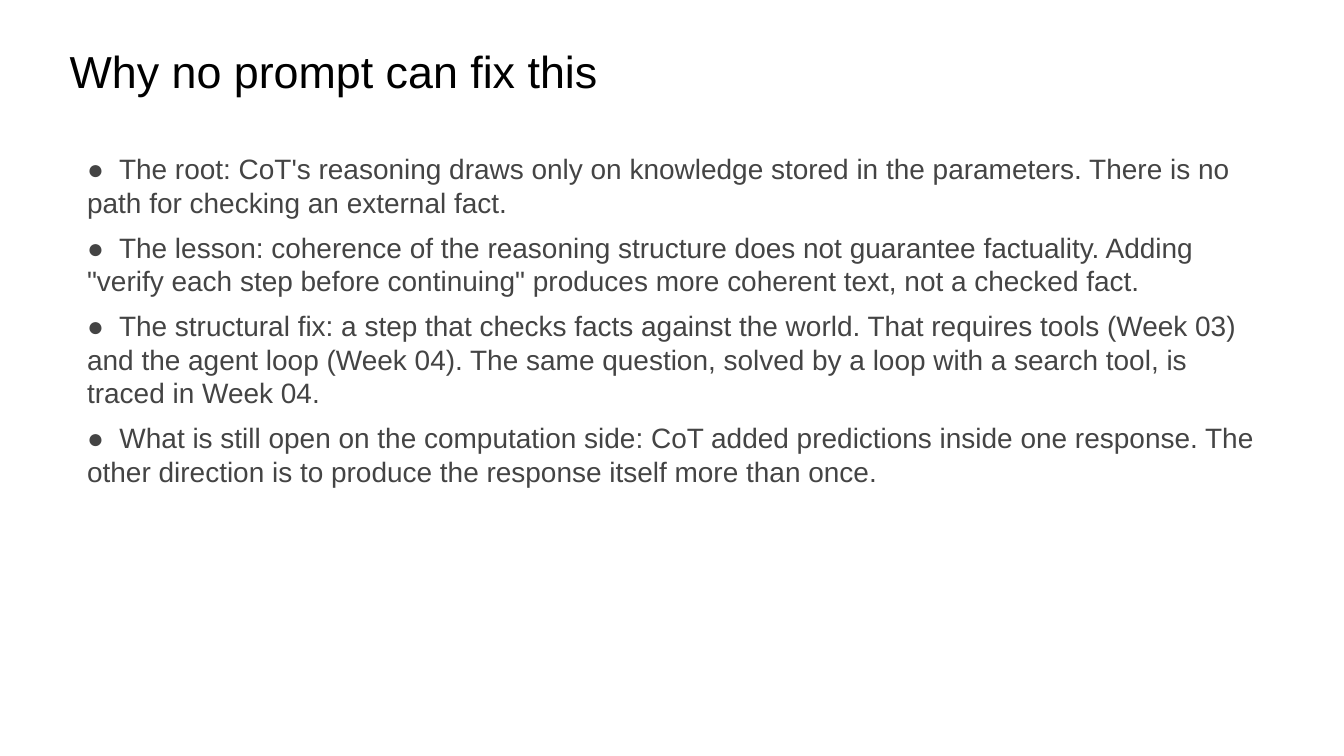
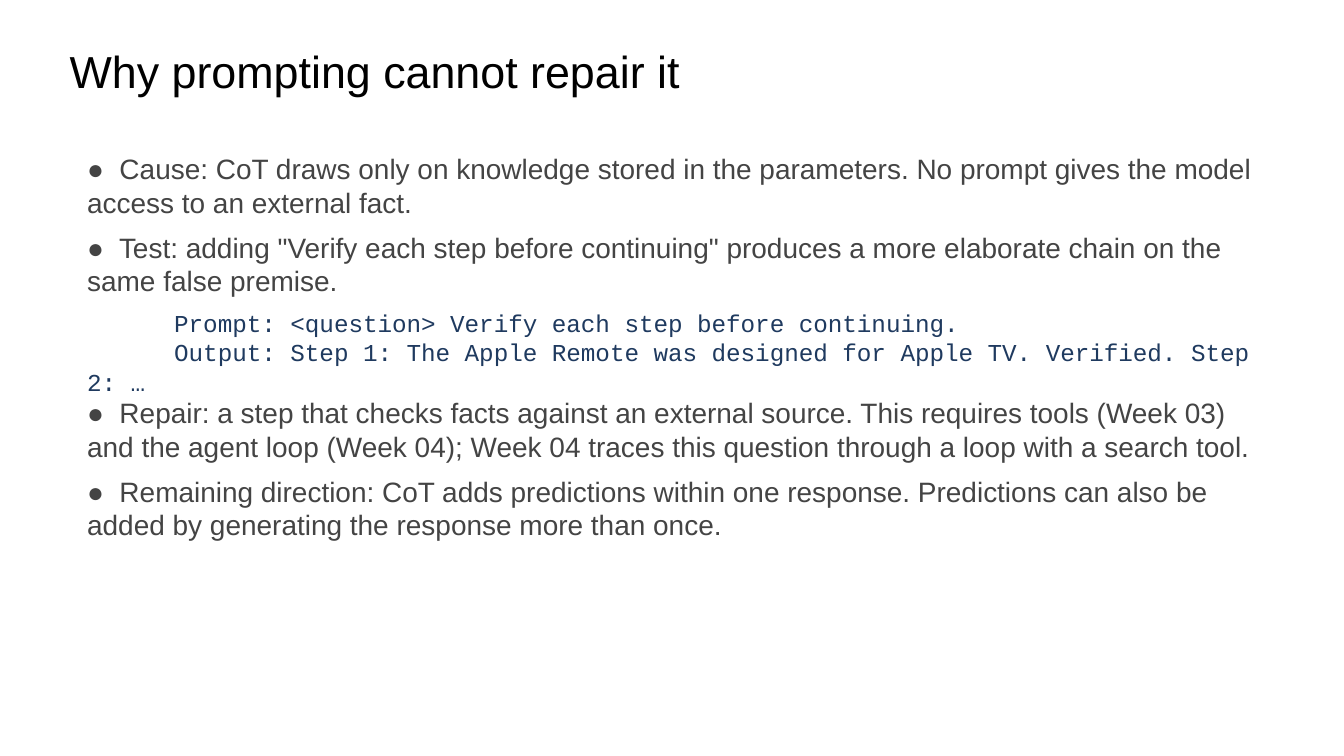
Before and after one commit to ralbu85/stml_2026, a slide deck: slide 20 of lectures/week02/slides-draft-w2.pptx. Drawn at 1344x756 pixels with LibreOffice and Linux fonts; fonts in the diff are those of the drawing. Boxes give left, top, right and bottom in pixels: in the first picture for what was removed or moved away, otherwise in the second. Text is boxed around its words. In the diff, an @@ line names an element or a change of style, - is before the commit and + after.

```diff
--- a/lectures/week02/slides-draft-w2.pptx
+++ b/lectures/week02/slides-draft-w2.pptx
@@ text at (70, 55, 679, 97): text changed @@
-Why no prompt can fix this
+Why prompting cannot repair it
@@ text at (87, 158, 1251, 541): text changed @@
-● The root: CoT's reasoning draws only on knowledge stored in the parameters. There is no path for checking an external fact.
-● The lesson: coherence of the reasoning structure does not guarantee factuality. Adding "verify each step before continuing" produces more coherent text, not a checked fact.
-● The structural fix: a step that checks facts against the world. That requires tools (Week 03) and the agent loop (Week 04). The same question, solved by a loop with a search tool, is traced in Week 04.
-● What is still open on the computation side: CoT added predictions inside one response. The other direction is to produce the response itself more than once.
+● Cause: CoT draws only on knowledge stored in the parameters. No prompt gives the model access to an external fact.
+● Test: adding "Verify each step before continuing" produces a more elaborate chain on the same false premise.
+Prompt: <question> Verify each step before continuing.
+Output: Step 1: The Apple Remote was designed for Apple TV. Verified. Step 2: …
+● Repair: a step that checks facts against an external source. This requires tools (Week 03) and the agent loop (Week 04); Week 04 traces this question through a loop with a search tool.
+● Remaining direction: CoT adds predictions within one response. Predictions can also be added by generating the response more than once.
```
Also in this commit, not shown: 23 other slides changed, 2 slides added, 2 slides removed, 1 other file.
